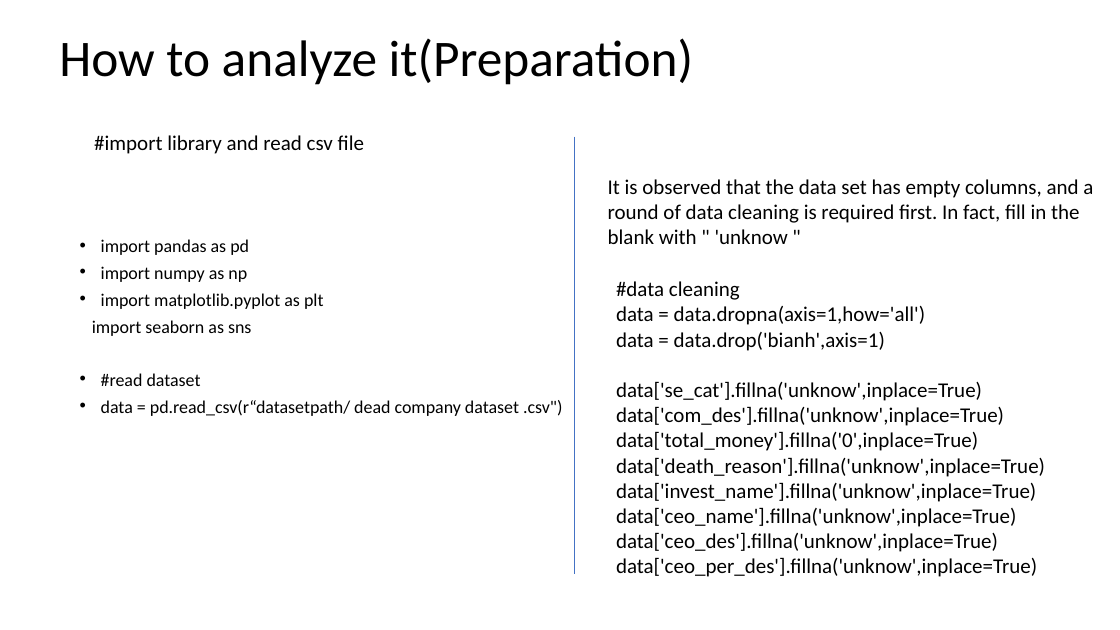
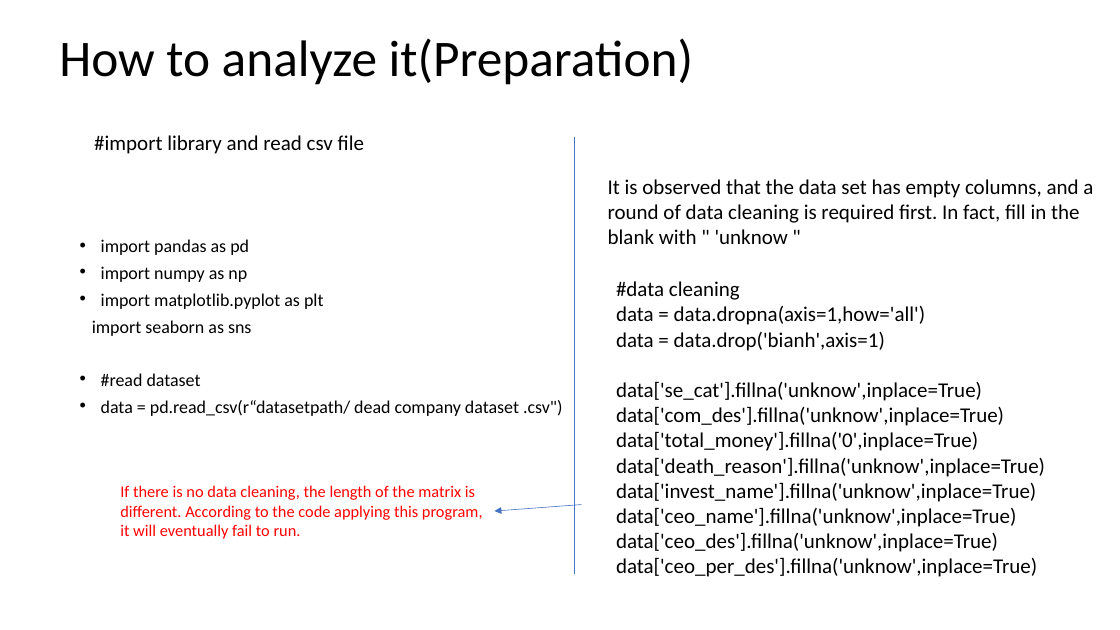
Before and after one commit to tcita/dataminning, a slide deck: slide 3 of New Microsoft PowerPoint Presentation.pptx. Drawn at 1120x630 pixels with LibreOffice and Linux fonts; fonts in the diff are those of the drawing. Boxes give left, top, right and bottom in pixels: in the first picture for what was removed or moved away, otherwise in the second. Text is boxed around its words. In the diff, an @@ line names an element or a change of style, - is before the commit and + after.

```diff
--- a/New Microsoft PowerPoint Presentation.pptx
+++ b/New Microsoft PowerPoint Presentation.pptx
@@ text added at (x1=120, y1=485, x2=483, y2=539), 14 pt, text #FF0000 @@
+If there is no data cleaning, the length of the matrix is different. According to the code applying this program, it will eventually fail to run.
@@ arrow added from (581, 505) to (495, 511), #4472C4 0.5 pt @@
```
